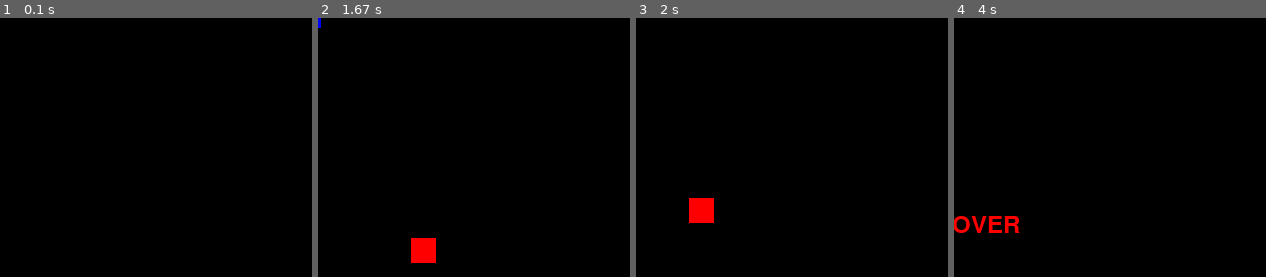
Above: before the commit, frames 1-4 (left to right).
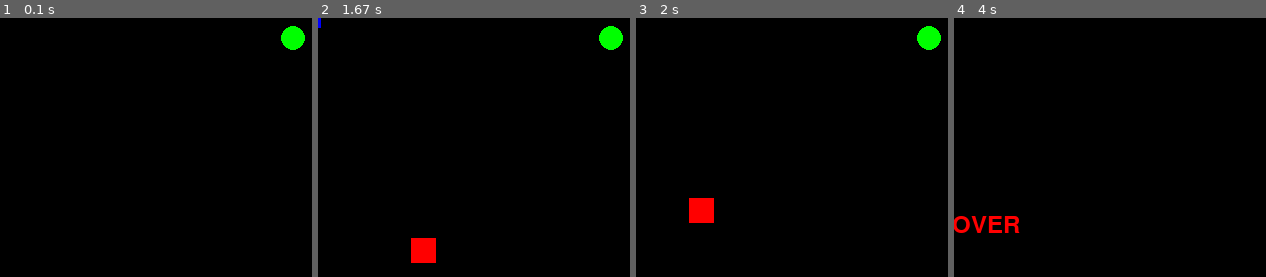
Above: after the commit, the same moments.

Repository: caiopqueiroz/CursoPygame
Game: pygame game, started from aula05/aula05.py
Same seed, same stepped clock (60 frames per second), same inputs: the game is played once before the commit and once after it.
Inputs:
- Up to frame 1 (0.1 s): no input
- Up to frame 2 (1.67 s): hold D 0.33-0.8 s; hold W 0.83-1.13 s; hold D 1.17-1.63 s
- Up to frame 3 (2 s): hold A from 1.67 s (still down)
- Up to frame 4 (4 s): release A at 2.2 s; hold S 2.23-2.53 s; hold A 2.57-2.97 s; hold W 3-3.37 s; hold D from 3.4 s (still down)
The pictures show only the part of the screen within x 50-100%, y 15-65%; the shares and areas given below are measured in that part.

The runs differ from the first frame. In frame 1, 0.5% of the frame differs, in the area x 90-98%, y 3-13%; in frame 2, 0.5%; in frame 3, 0.5%; in frame 4, nothing differs.

Commit message:
Atualizações

Diff:
--- a/aula05/aula05.py
+++ b/aula05/aula05.py
@@ -1,5 +1,6 @@
 import pygame
 import sys
+from random import randint
 
 
 pygame.init()
@@ -11,6 +12,7 @@
 preto = (0, 0, 0)
 azul = (0, 0, 255)
 vermelho = (255, 0, 0)
+verde = (0, 255, 0)
 # player
 l_player = 30
 h_player = 60
@@ -24,6 +26,10 @@
 v_inimigo = 2
 x_inimigo = 700
 y_inimigo = 500
+# item
+r_item = 12
+x_item = 700
+y_item = 100
 
 while True:
     # eventos
@@ -82,13 +88,15 @@
     # definindo colisão
     colisao_player = pygame.Rect(x_player, y_player - 2 * r_player, l_player, h_player + 2 * r_player)
     colisao_inimigo = pygame.Rect(x_inimigo, y_inimigo, l_inimigo, h_inimigo)
+    colisao_item = pygame.Rect(x_item - r_item, y_item - r_item, 2 * r_item, 2 * r_item)
 
     # aplicando colisão
     if colisao_player.colliderect(colisao_inimigo):
         estado = 'game_over'
-    #if colisao_inimigo.colliderect(colisao_player):
-    #    x_inimigo = x_anterior_inimigo
-    #    y_inimigo = y_anterior_inimigo
+    if colisao_player.colliderect(colisao_item):
+        pontos += 1
+        x_item = randint(r_item, 800 - r_item)
+        y_item = randint(r_item, 600 - r_item)
 
     # desenho
     tela.fill(preto)
@@ -96,6 +104,7 @@
         pygame.draw.rect(tela, azul, (x_player, y_player, l_player, h_player))
         pygame.draw.circle(tela, azul, (x_player + r_player, y_player - r_player), r_player)
         pygame.draw.rect(tela, vermelho, (x_inimigo, y_inimigo, l_inimigo, h_inimigo))
+        pygame.draw.circle(tela, verde, (x_item, y_item), r_item)
     elif estado == 'game_over':
         fonte = pygame.font.SysFont(None, 36)
         #texto = fonte.render(f'Pontos: {pontos}', True, (255, 255, 255))
